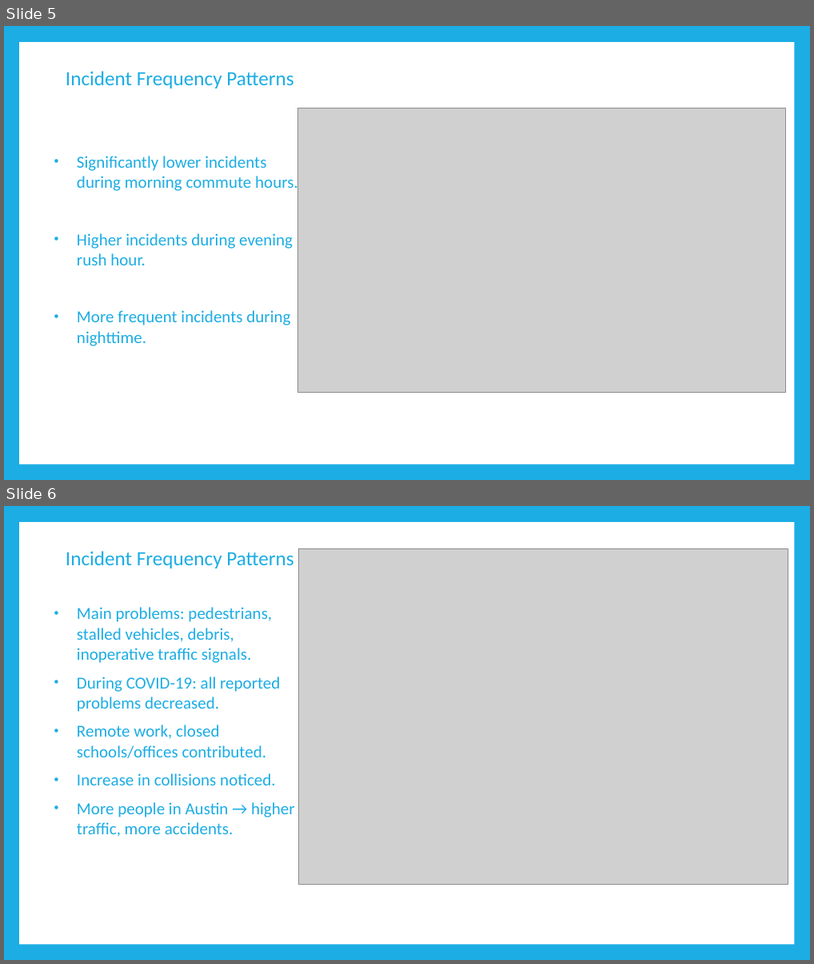
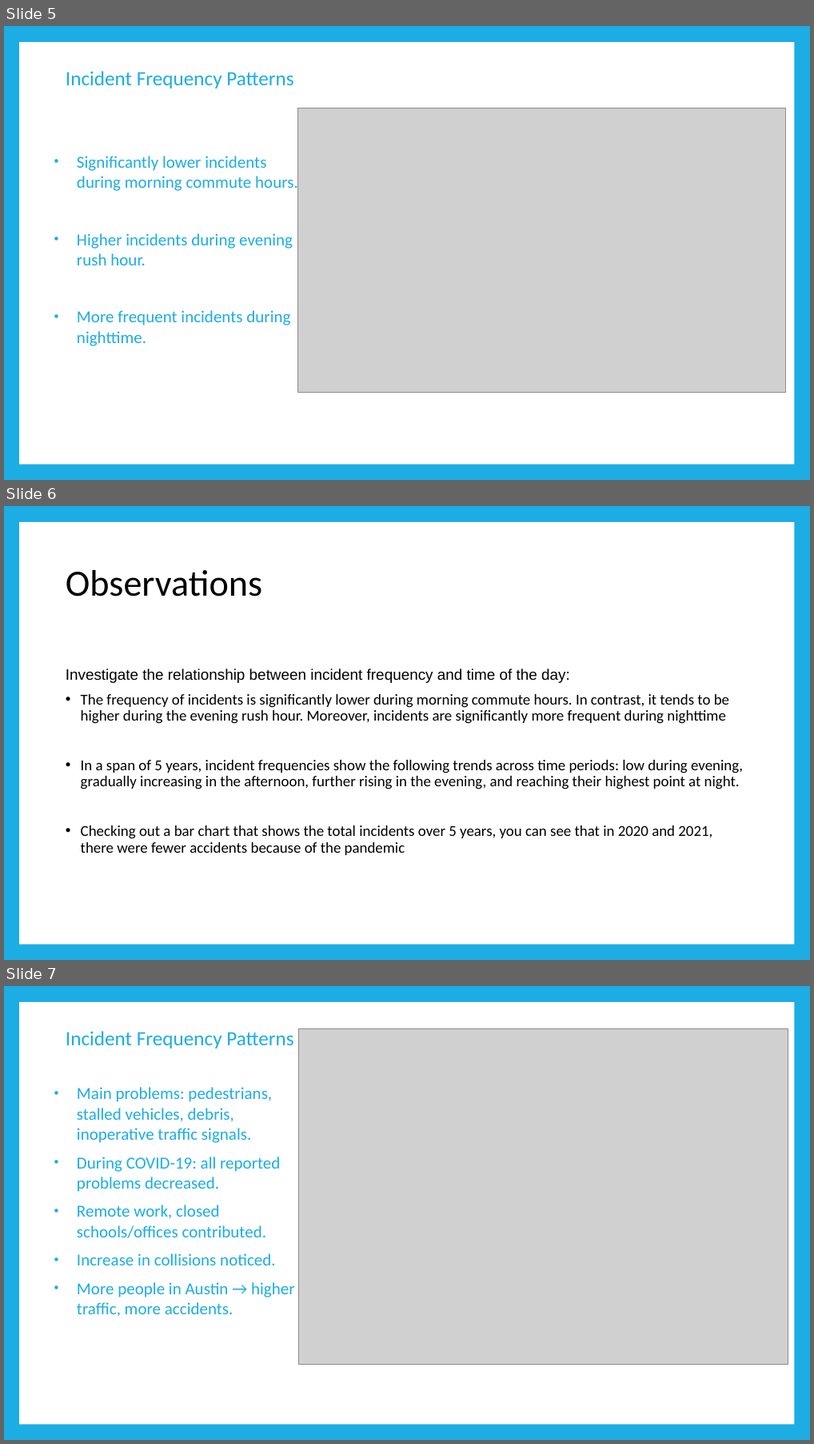
Before and after one commit to CharlesQuinn1/Trafic-Safety-Enhancement, a slide deck: Presentation/Sujatha.pptx. Shown one above the other, each under a label of ours: slides 5 and 6 before the commit, slides 5, 6 and 7 after it. The pictures are 814x964 and 814x1444 pixels, drawn with LibreOffice and Linux fonts; fonts in the diff are those of the drawing; grey boxes stand for pictures. Boxes give left, top, right and bottom in pixels: in the first picture for what was removed or moved away, otherwise in the second. Text is boxed around its words. In the diff, an @@ line names an element or a change of style, - is before the commit and + after.

Commit message:
ppt

```diff
--- a/Presentation/Sujatha.pptx
+++ b/Presentation/Sujatha.pptx
@@ slide 6 added at box(4, 506, 810, 960), background #1CADE4; not listed: 1 template element that a slide beside it also shows @@
@@ text added at box(66, 570, 262, 596), 44 pt, text #000000 @@
+Observations
@@ text added at box(66, 668, 743, 855), 18 pt, text #000000 @@
+Investigate the relationship between incident frequency and time of the day:
+• The frequency of incidents is significantly lower during morning commute hours. In contrast, it tends to be higher during the evening rush hour. Moreover, incidents are significantly more frequent during nighttime
+• In a span of 5 years, incident frequencies show the following trends across time periods: low during evening, gradually increasing in the afternoon, further rising in the evening, and reaching their highest point at night.
+• Checking out a bar chart that shows the total incidents over 5 years, you can see that in 2020 and 2021, there were fewer accidents because of the pandemic
@@ what was slide 6 is now slide 7 @@
```
